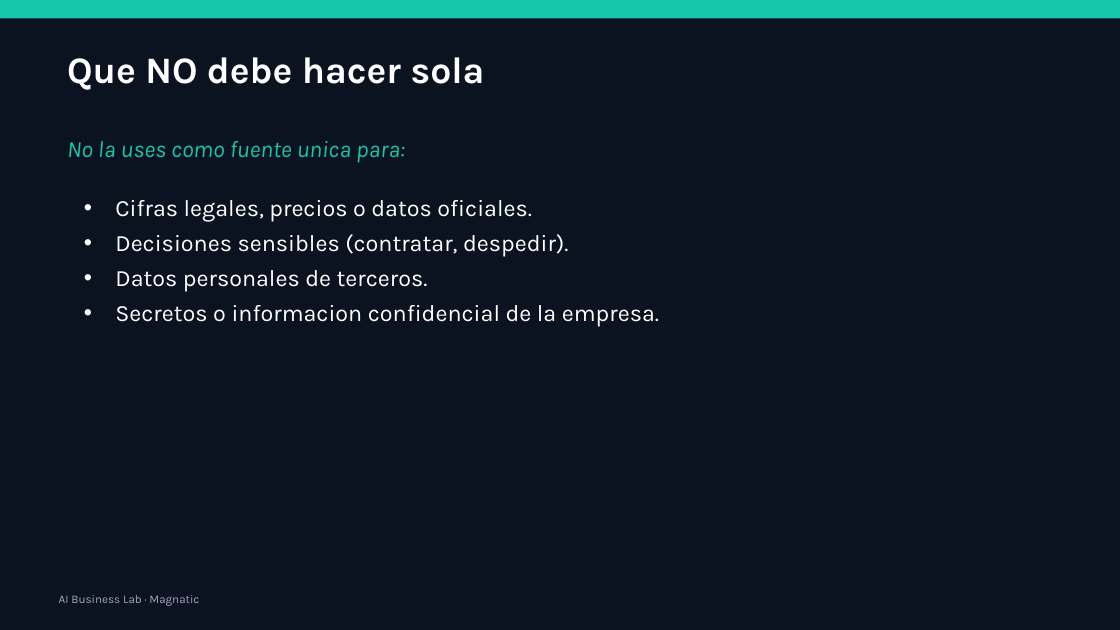
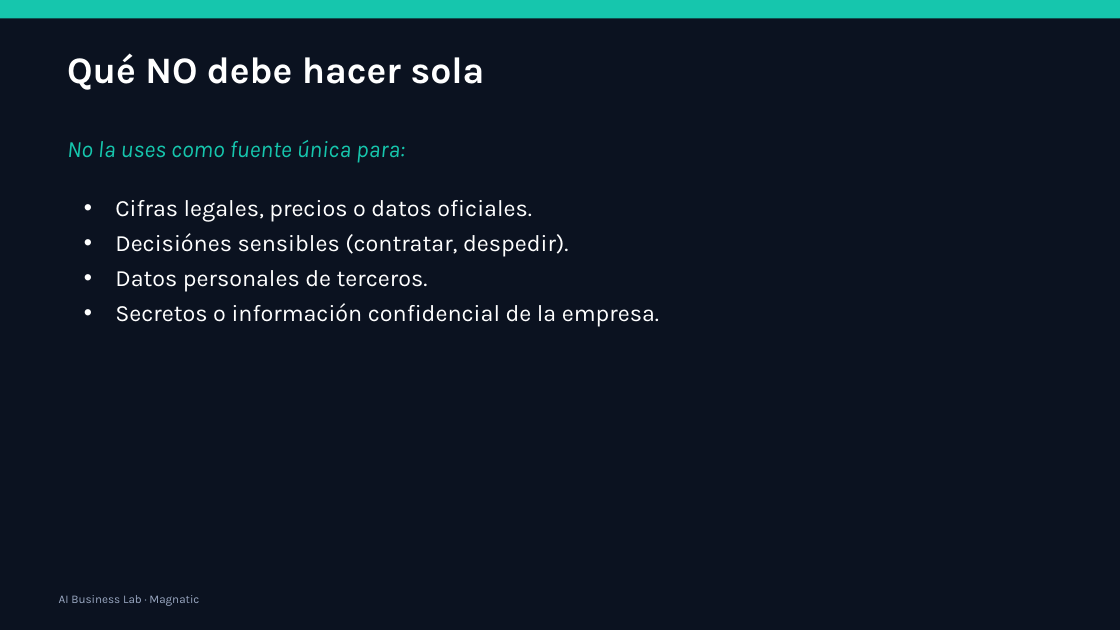
Before and after one commit to xander0408/CURSOS, a slide deck: slide 33 of AI-Business-Lab-Presentacion.pptx. Drawn at 1120x630 pixels with LibreOffice and Linux fonts; fonts in the diff are those of the drawing. Boxes give left, top, right and bottom in pixels: in the first picture for what was removed or moved away, otherwise in the second. Text is boxed around its words. In the diff, an @@ line names an element or a change of style, - is before the commit and + after.

```diff
--- a/AI-Business-Lab-Presentacion.pptx
+++ b/AI-Business-Lab-Presentacion.pptx
@@ text at [67,53,485,90]: text changed @@
-Que NO debe hacer sola
+Qué NO debe hacer sola
@@ text at [67,140,405,163]: text changed @@
-No la uses como fuente unica para:
+No la uses como fuente única para:
@@ text at [115,233,568,256]: text changed @@
-• Decisiones sensibles (contratar, despedir).
+• Decisiónes sensibles (contratar, despedir).
@@ text at [115,303,659,326]: text changed @@
-• Secretos o informacion confidencial de la empresa.
+• Secretos o información confidencial de la empresa.
```
Also in this commit, not shown: 56 other slides changed, 27 other files.
